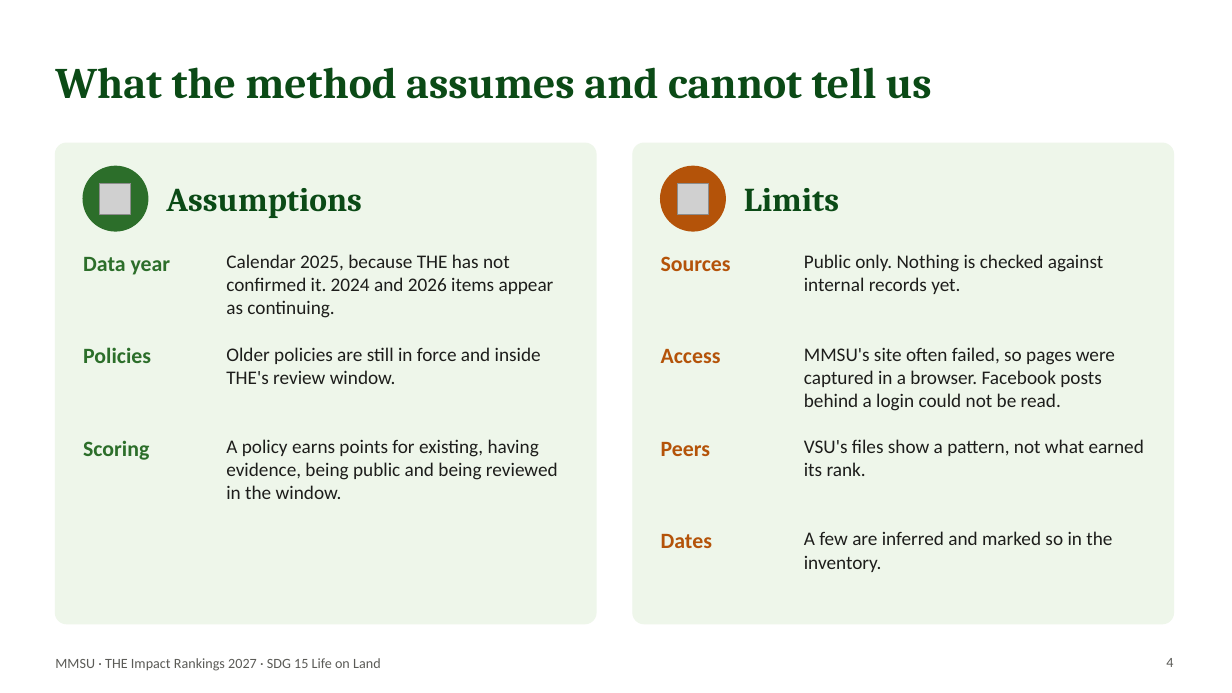
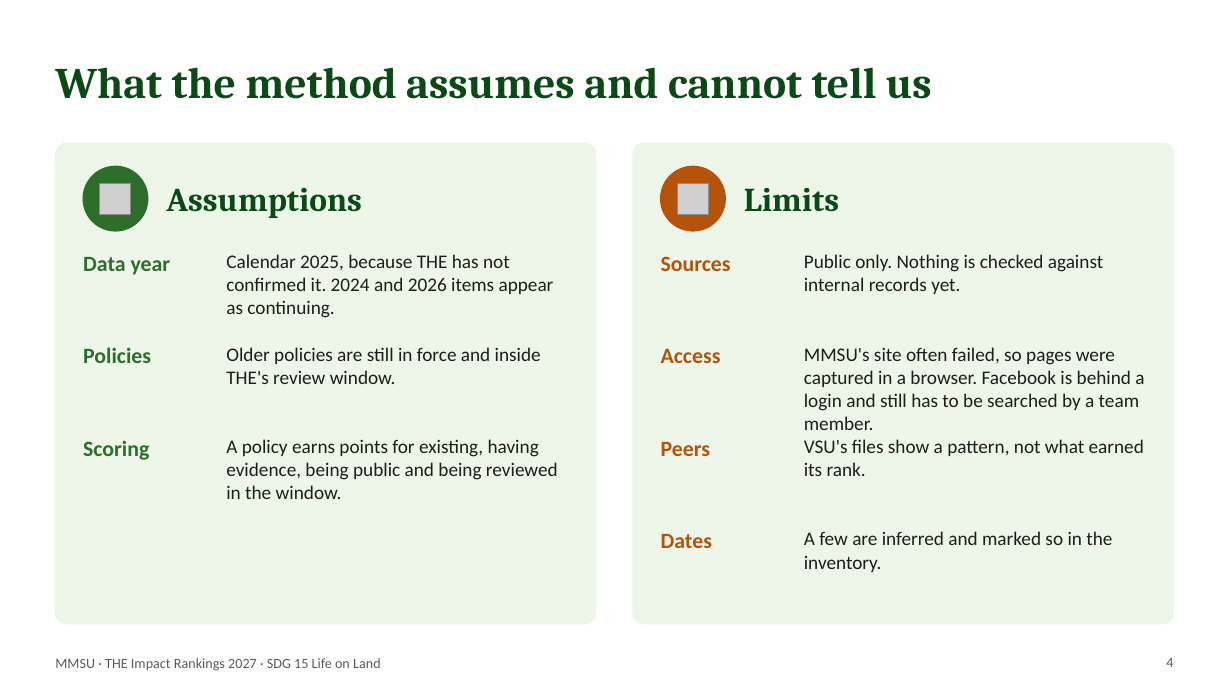
Before and after one commit to BhinoSTV/MMSUGreenDashboard, a slide deck: slide 4 of submission/sdg15/team-update/SDG15_Team_Update_2026-10-30.pptx. Drawn at 1232x693 pixels with LibreOffice and Linux fonts; fonts in the diff are those of the drawing; grey boxes stand for pictures. Boxes give left, top, right and bottom in pixels: in the first picture for what was removed or moved away, otherwise in the second. Text is boxed around its words. In the diff, an @@ line names an element or a change of style, - is before the commit and + after.

```diff
--- a/submission/sdg15/team-update/SDG15_Team_Update_2026-10-30.pptx
+++ b/submission/sdg15/team-update/SDG15_Team_Update_2026-10-30.pptx
@@ text at (x1=804, y1=347, x2=1144, y2=430): text changed @@
-MMSU's site often failed, so pages were captured in a browser. Facebook posts behind a login could not be read.
+MMSU's site often failed, so pages were captured in a browser. Facebook is behind a login and still has to be searched by a team member.
```
Also in this commit, not shown: 3 other slides changed, 21 other files.
